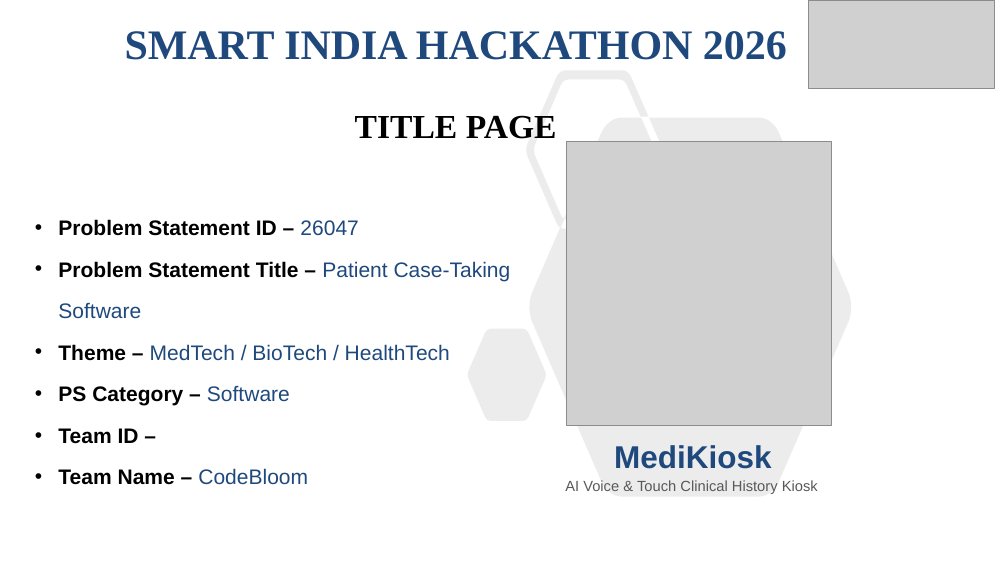
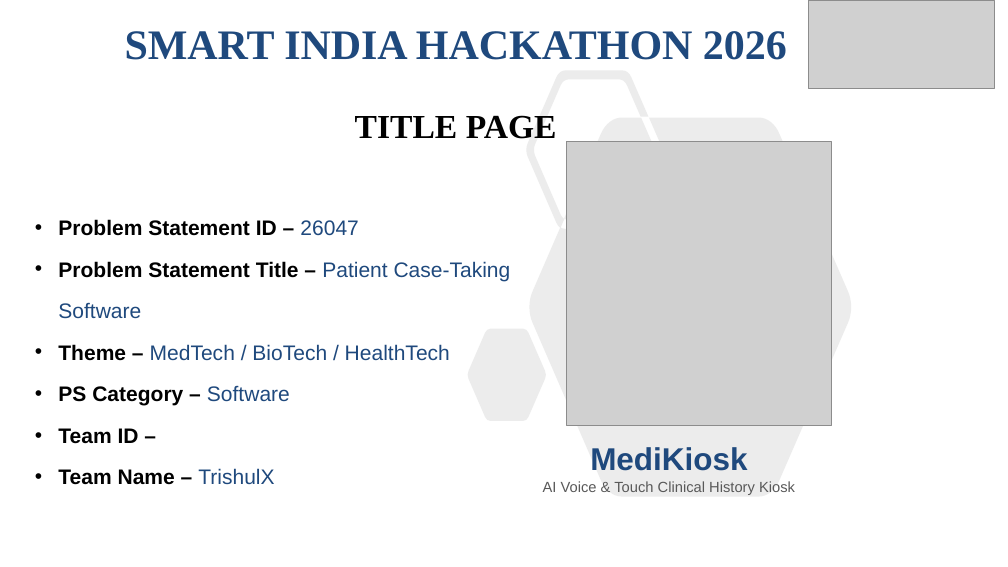
Before and after one commit to aadityavishnoi/MediKisok, a slide deck: slide 1 of docs/submission/MediKiosk_SIH2026_Idea_PPT.pptx. Drawn at 1008x567 pixels with LibreOffice and Linux fonts; fonts in the diff are those of the drawing; grey boxes stand for pictures. Boxes give left, top, right and bottom in pixels: in the first picture for what was removed or moved away, otherwise in the second. Text is boxed around its words. In the diff, an @@ line names an element or a change of style, - is before the commit and + after.

```diff
--- a/docs/submission/MediKiosk_SIH2026_Idea_PPT.pptx
+++ b/docs/submission/MediKiosk_SIH2026_Idea_PPT.pptx
@@ text "MediKiosk": place and size @@
-text "MediKiosk" at [614, 445, 771, 469]
+text "MediKiosk" at [590, 447, 747, 471]
@@ text at [58, 468, 274, 485]: text changed @@
-• Team Name – CodeBloom
+• Team Name – TrishulX
@@ text "AI Voice & Touch Clinical ...": place and size @@
-text "AI Voice & Touch Clinical ..." at [565, 480, 818, 494]
+text "AI Voice & Touch Clinical ..." at [543, 481, 795, 495]
```
Also in this commit, not shown: 4 other slides changed, 1 slide added, 5 other files.
